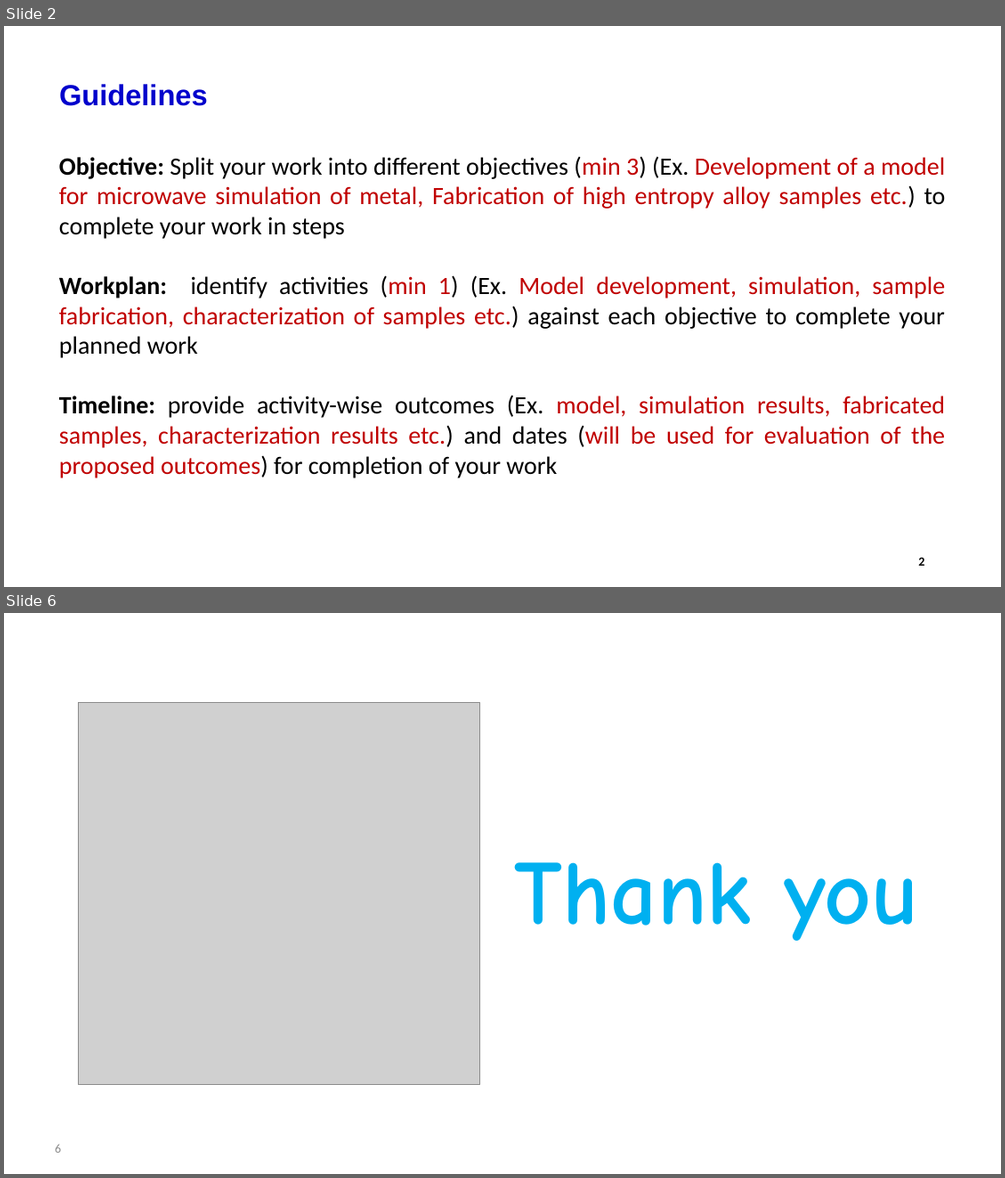
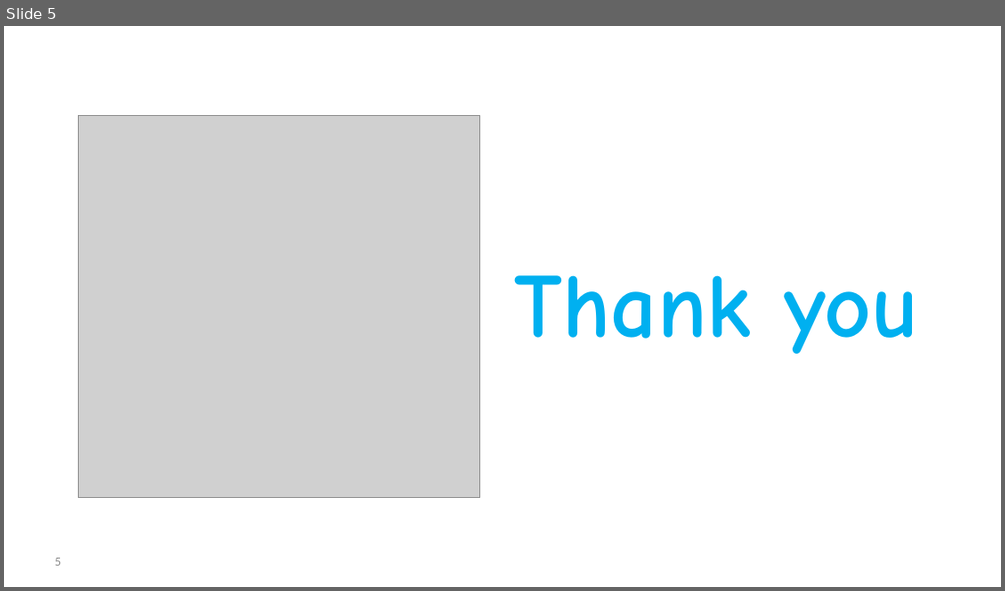
Before and after one commit to kumar-piyush12/cnn_lung_cancer_detection, a slide deck: PPT/20.08.24.pptx. Shown one above the other, each under a label of ours: slides 2 and 6 before the commit, slide 5 after it; the slides between them are not shown. The pictures are 1005x1178 and 1005x591 pixels, drawn with LibreOffice and Linux fonts; fonts in the diff are those of the drawing; grey boxes stand for pictures. Boxes give left, top, right and bottom in pixels: in the first picture for what was removed or moved away, otherwise in the second. Text is boxed around its words. In the diff, an @@ line names an element or a change of style, - is before the commit and + after.

```diff
--- a/PPT/20.08.24.pptx
+++ b/PPT/20.08.24.pptx
@@ slide 2 removed at (4,26,1001,587), background #FFFFFF @@
@@ title removed at (59,84,208,106) @@
-Guidelines
@@ text removed at (59,156,946,478) @@
-Objective: Split your work into different objectives (min 3) (Ex. Development of a model for microwave simulation of metal, Fabrication of high entropy alloy samples etc.) to complete your work in steps
-Workplan: identify activities (min 1) (Ex. Model development, simulation, sample fabrication, characterization of samples etc.) against each objective to complete your planned work
-Timeline: provide activity-wise outcomes (Ex. model, simulation results, fabricated samples, characterization results etc.) and dates (will be used for evaluation of the proposed outcomes) for completion of your work
@@ page number removed at (918,557,924,565) @@
-2
@@ what was slide 6 is now slide 5 @@
@@ page number at (55,557,61,565): text changed @@
-6
+5
```
Also in this commit, not shown: 4 slides changed, 4 other files.
